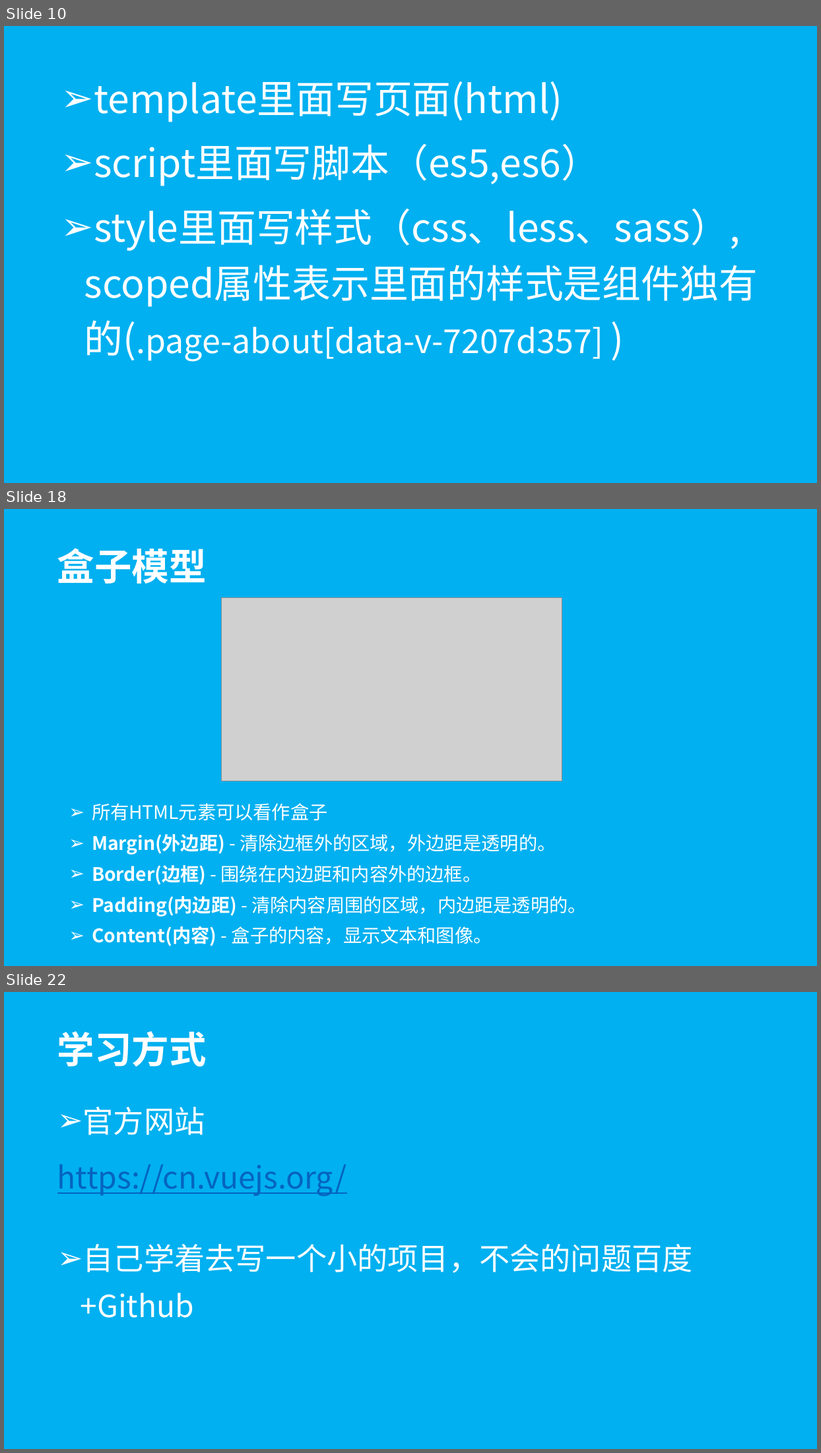
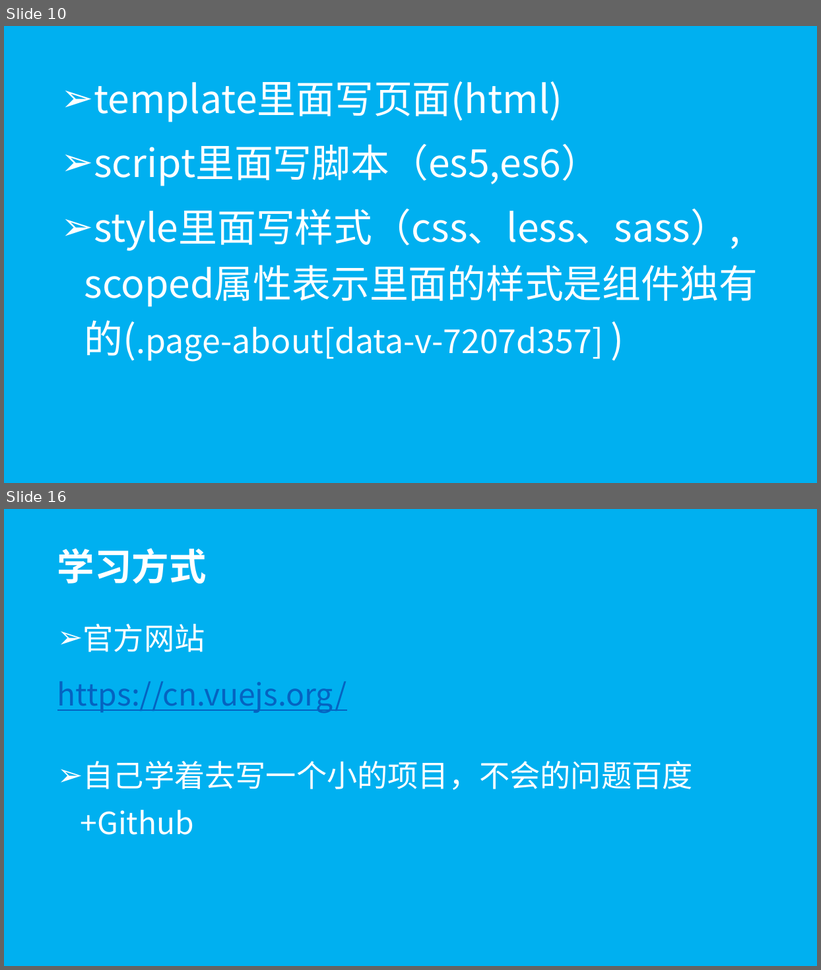
Before and after one commit to wugenshui/ppt, a slide deck: vue-webpack/vue-webpack.pptx. Shown one above the other, each under a label of ours: slides 10, 18 and 22 before the commit, slides 10 and 16 after it; the slides between them are not shown. The pictures are 821x1453 and 821x970 pixels, drawn with LibreOffice and Linux fonts; fonts in the diff are those of the drawing; grey boxes stand for pictures. Boxes give left, top, right and bottom in pixels: in the first picture for what was removed or moved away, otherwise in the second. Text is boxed around its words. In the diff, an @@ line names an element or a change of style, - is before the commit and + after.

```diff
--- a/vue-webpack/vue-webpack.pptx
+++ b/vue-webpack/vue-webpack.pptx
@@ slide 18 removed at [4,509,817,966], background #00B0F0 @@
@@ title removed at [57,548,207,584] @@
-盒子模型
@@ picture removed at [222,598,562,782] @@
@@ subtitle removed at [92,803,586,947] @@
-➢ 所有HTML元素可以看作盒子
-➢ Margin(外边距) - 清除边框外的区域，外边距是透明的。
-➢ Border(边框) - 围绕在内边距和内容外的边框。
-➢ Padding(内边距) - 清除内容周围的区域，内边距是透明的。
-➢ Content(内容) - 盒子的内容，显示文本和图像。
@@ what was slide 22 is now slide 16 @@
```
Also in this commit, not shown: 3 slides changed, 2 slides added, 7 other slides removed, 2 other files.
